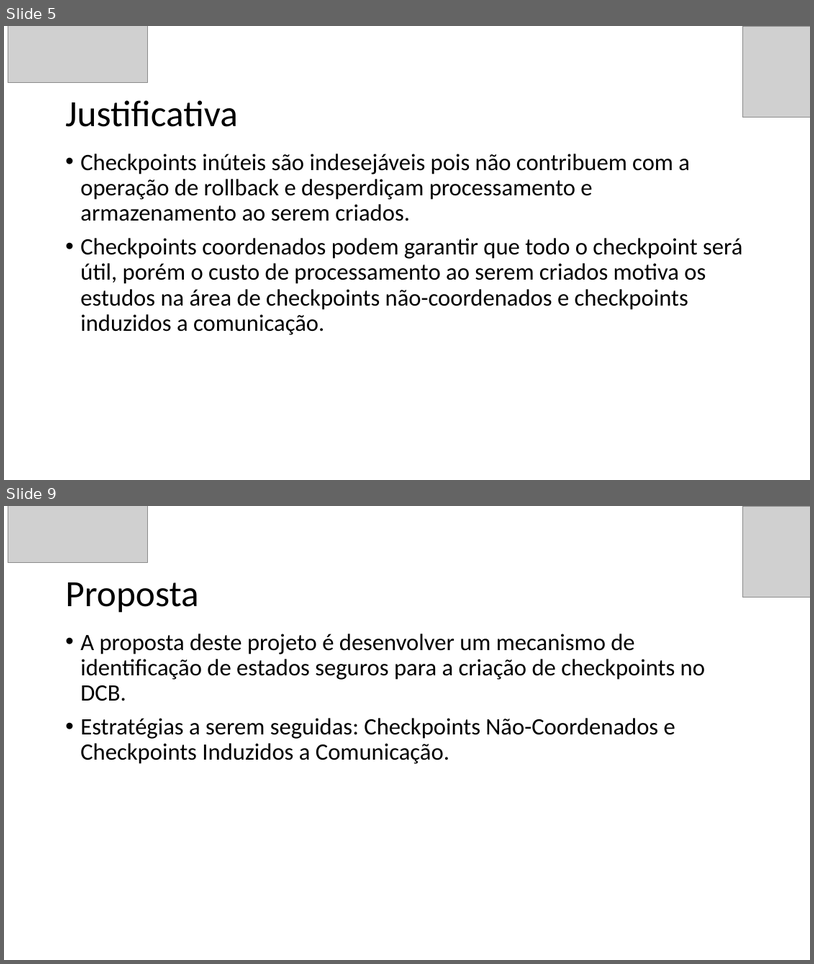
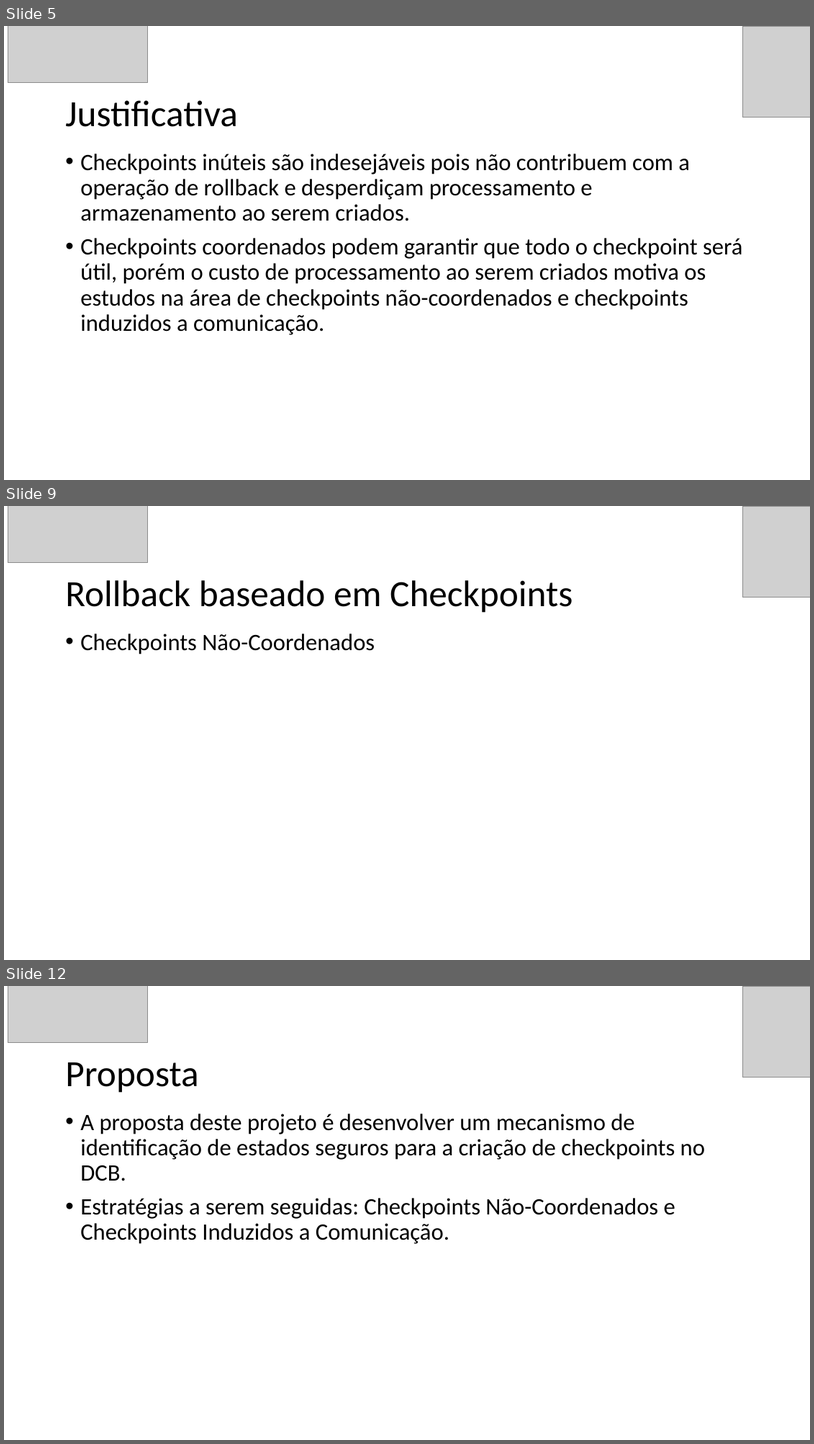
Before and after one commit to GuilhermeBizzani/TCC, a slide deck: Defesa Projeto.pptx. Shown one above the other, each under a label of ours: slides 5 and 9 before the commit, slides 5, 9 and 12 after it; the slides between them are not shown. The pictures are 814x964 and 814x1444 pixels, drawn with LibreOffice and Linux fonts; fonts in the diff are those of the drawing; grey boxes stand for pictures. Boxes give left, top, right and bottom in pixels: in the first picture for what was removed or moved away, otherwise in the second. Text is boxed around its words. In the diff, an @@ line names an element or a change of style, - is before the commit and + after.

```diff
--- a/Defesa Projeto.pptx
+++ b/Defesa Projeto.pptx
@@ slide 9 added at [4,506,810,960], background #FFFFFF @@
@@ picture added at [8,506,147,563] @@
@@ picture added at [743,506,810,597] @@
@@ title added at [65,580,573,613], 44 pt, text #000000 @@
+Rollback baseado em Checkpoints
@@ text added at [80,633,375,654], 28 pt, text #000000 @@
+• Checkpoints Não-Coordenados
@@ what was slide 9 is now slide 12 @@
```
Also in this commit, not shown: 2 slides changed, 3 other slides added, 1 slide removed.
